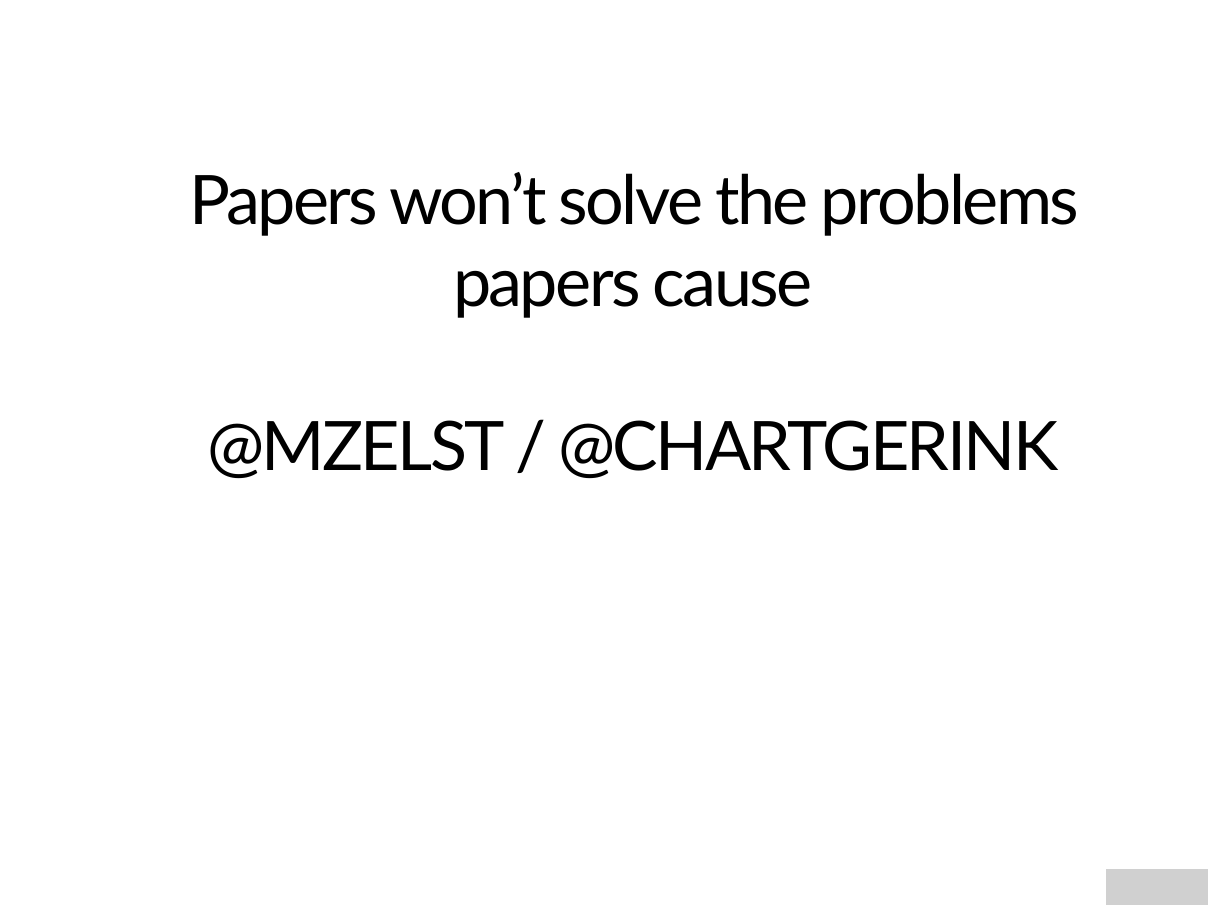
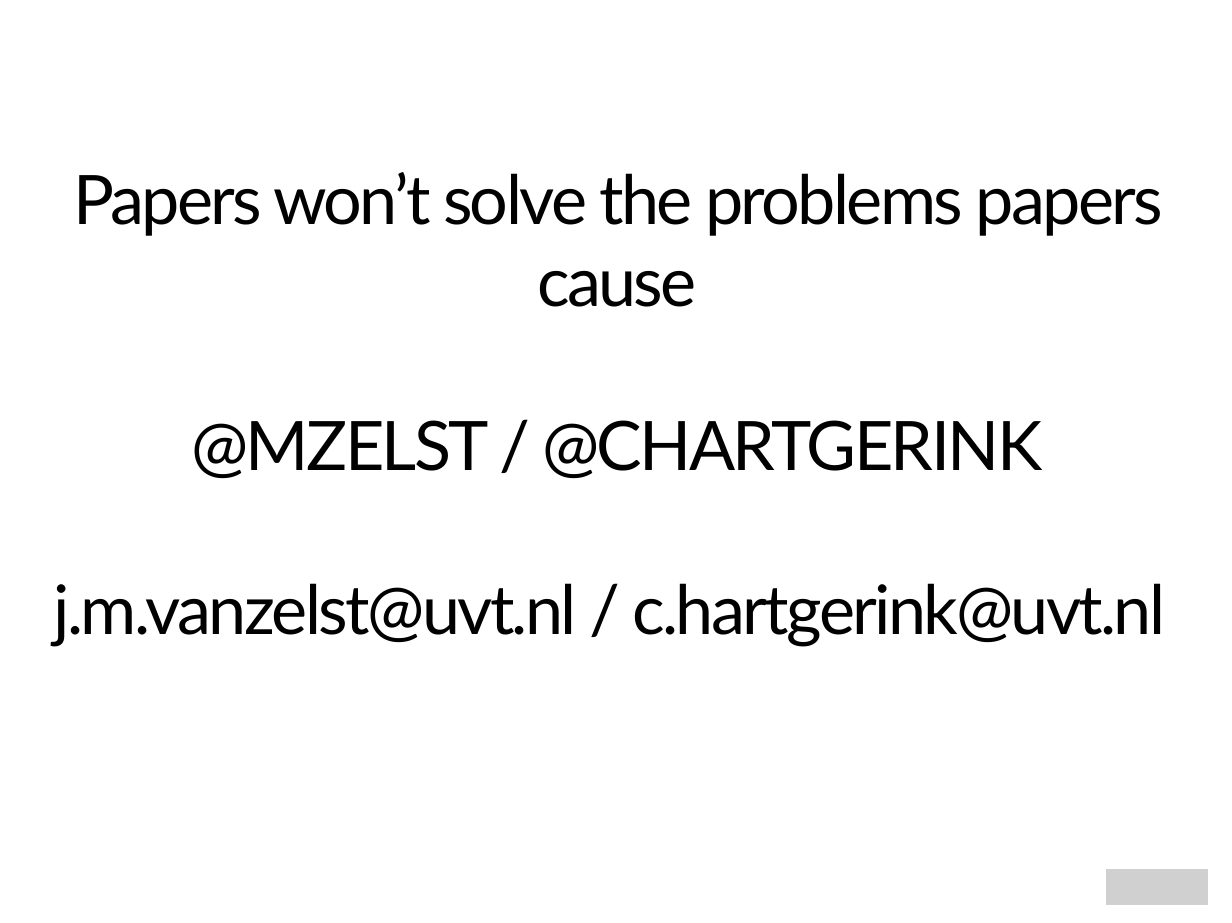
Before and after one commit to mzelst/talks, a slide deck: slide 33 of 2017/20171101 tu_chemnitz/20171101 tu_chemnitz.odp (slide 30 before the commit). Drawn at 1232x923 pixels with LibreOffice and Linux fonts; fonts in the diff are those of the drawing; grey boxes stand for pictures. Boxes give left, top, right and bottom in pixels: in the first picture for what was removed or moved away, otherwise in the second. Text is boxed around its words. In the diff, an @@ line names an element or a change of style, - is before the commit and + after.

```diff
--- a/2017/20171101 tu_chemnitz/20171101 tu_chemnitz.odp
+++ b/2017/20171101 tu_chemnitz/20171101 tu_chemnitz.odp
@@ text "Papers won’t solve the problems ..." moved from (x1=189, y1=172, x2=1079, y2=478) to (x1=53, y1=172, x2=1165, y2=647) @@
@@ text at (x1=53, y1=583, x2=1165, y2=647): paragraph added @@
+j.m.vanzelst@uvt.nl / c.hartgerink@uvt.nl
```
Also in this commit, not shown: 7 other slides changed, 3 slides added, 1 other file.
